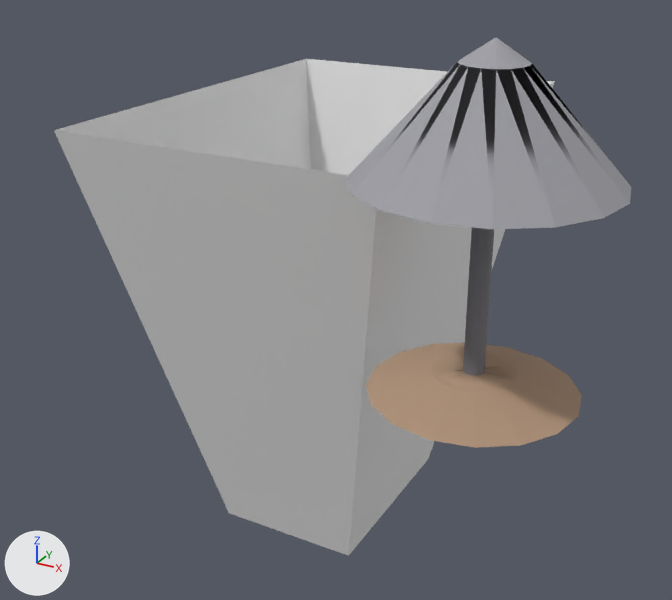
Before and after pictures for a commit that changed the FBX model LAMPV1.fbx.
The view is the same before and after, from a 50 mm lens placed at (2.82, -5.09, 2.21), pointed at (0.31, -0.52, -0.07). The axes (+X, +Y, +Z) are drawn at lower left. The lights are the same throughout. The picture after the commit comes second. Where no turn or scale is listed for an object, it has been applied to the vertices.

Objects in the first picture: 'Cube', 'dungeon_deco_lamp'.
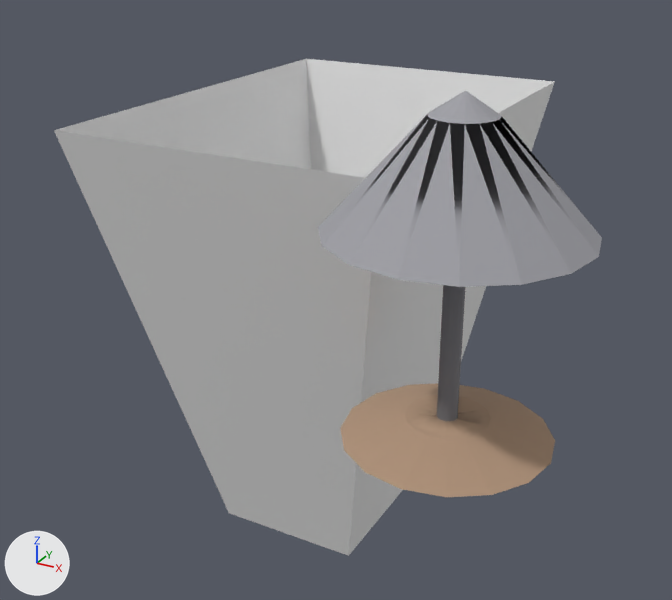
Boxes [x1, y1, x2, y2] around the edits, measured in the pictures (672 x 600 px):
```json
{"object": "dungeon_deco_lamp", "change": "moved", "before": [346, 37, 631, 448], "after": [318, 91, 602, 497]}
```

Edits to the scene script, one JSON object a line:
```json
{"op": "set", "path": "ob_dungeon_deco_lamp.location", "old": "(1.535, -1.425, 0.076)", "new": "(1.465, -1.549, -0.12)"}
```
